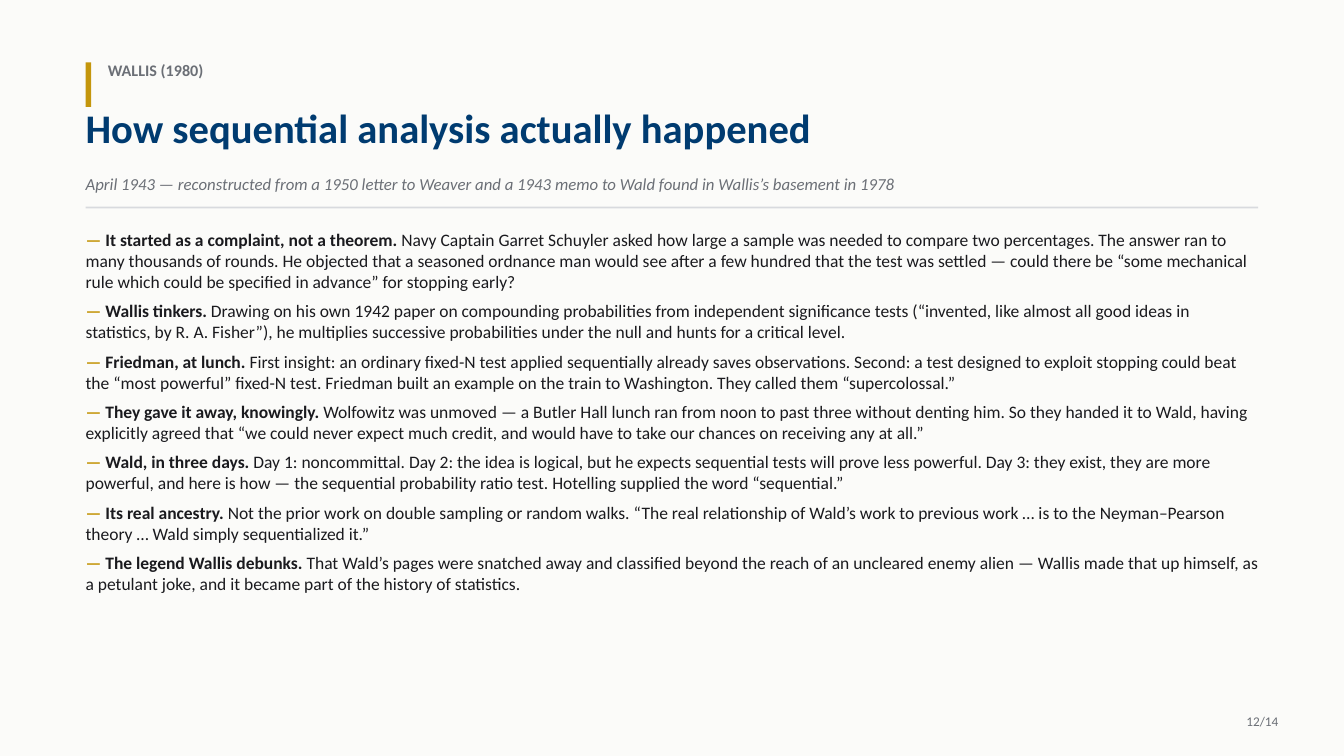
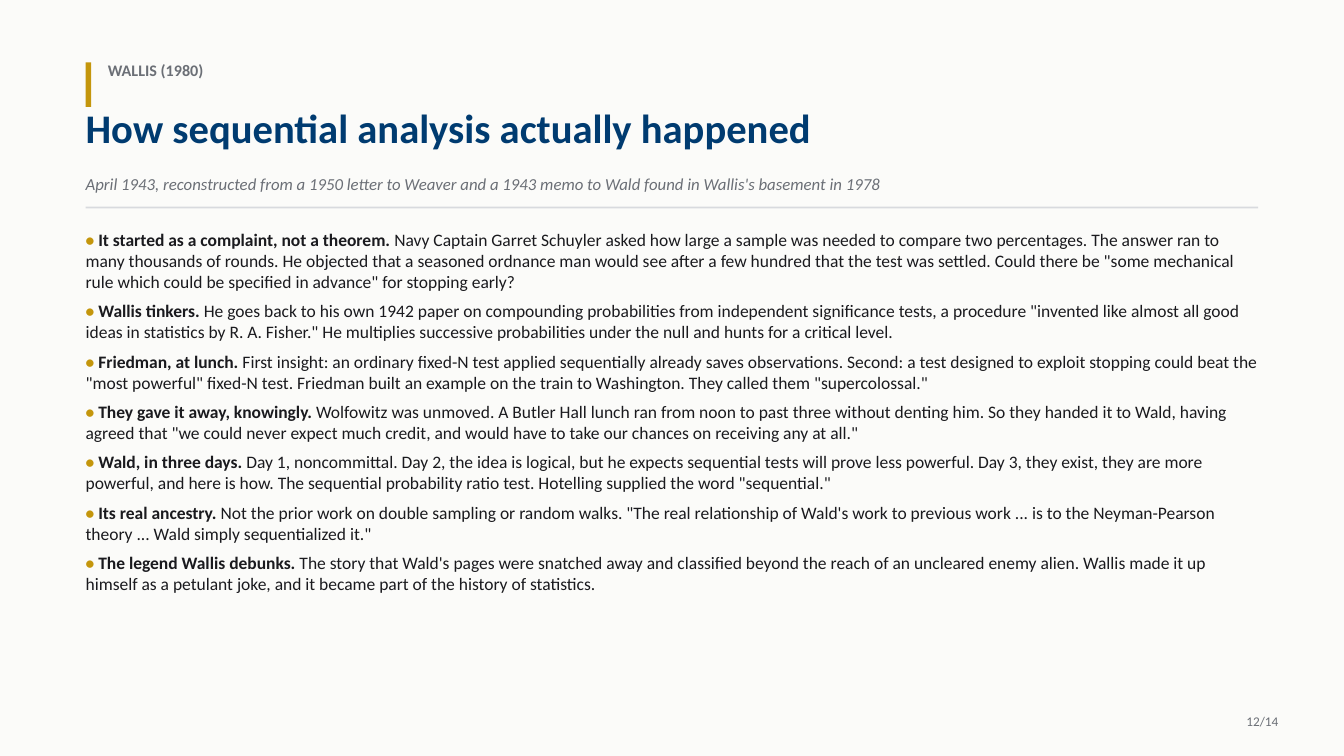
Before and after one commit to Ivar-Rydstrom/stat-215a-notes, a slide deck: slide 12 of readings/lecture1/lecture1.pptx. Drawn at 1344x756 pixels with LibreOffice and Linux fonts; fonts in the diff are those of the drawing. Boxes give left, top, right and bottom in pixels: in the first picture for what was removed or moved away, otherwise in the second. Text is boxed around its words. In the diff, an @@ line names an element or a change of style, - is before the commit and + after.

Commit message:
lecture 3

```diff
--- a/readings/lecture1/lecture1.pptx
+++ b/readings/lecture1/lecture1.pptx
@@ text at (86, 178, 880, 193): text changed @@
-April 1943 — reconstructed from a 1950 letter to Weaver and a 1943 memo to Wald found in Wallis’s basement in 1978
+April 1943, reconstructed from a 1950 letter to Weaver and a 1943 memo to Wald found in Wallis's basement in 1978
@@ text at (86, 233, 1257, 593): text changed @@
-— It started as a complaint, not a theorem. Navy Captain Garret Schuyler asked how large a sample was needed to compare two percentages. The answer ran to many thousands of rounds. He objected that a seasoned ordnance man would see after a few hundred that the test was settled — could there be “some mechanical rule which could be specified in advance” for stopping early?
-— Wallis tinkers. Drawing on his own 1942 paper on compounding probabilities from independent significance tests (“invented, like almost all good ideas in statistics, by R. A. Fisher”), he multiplies successive probabilities under the null and hunts for a critical level.
-— Friedman, at lunch. First insight: an ordinary fixed-N test applied sequentially already saves observations. Second: a test designed to exploit stopping could beat the “most powerful” fixed-N test. Friedman built an example on the train to Washington. They called them “supercolossal.”
-— They gave it away, knowingly. Wolfowitz was unmoved — a Butler Hall lunch ran from noon to past three without denting him. So they handed it to Wald, having explicitly agreed that “we could never expect much credit, and would have to take our chances on receiving any at all.”
-— Wald, in three days. Day 1: noncommittal. Day 2: the idea is logical, but he expects sequential tests will prove less powerful. Day 3: they exist, they are more powerful, and here is how — the sequential probability ratio test. Hotelling supplied the word “sequential.”
-— Its real ancestry. Not the prior work on double sampling or random walks. “The real relationship of Wald’s work to previous work … is to the Neyman–Pearson theory … Wald simply sequentialized it.”
-— The legend Wallis debunks. That Wald’s pages were snatched away and classified beyond the reach of an uncleared enemy alien — Wallis made that up himself, as a petulant joke, and it became part of the history of statistics.
+• It started as a complaint, not a theorem. Navy Captain Garret Schuyler asked how large a sample was needed to compare two percentages. The answer ran to many thousands of rounds. He objected that a seasoned ordnance man would see after a few hundred that the test was settled. Could there be "some mechanical rule which could be specified in advance" for stopping early?
+• Wallis tinkers. He goes back to his own 1942 paper on compounding probabilities from independent significance tests, a procedure "invented like almost all good ideas in statistics by R. A. Fisher." He multiplies successive probabilities under the null and hunts for a critical level.
+• Friedman, at lunch. First insight: an ordinary fixed-N test applied sequentially already saves observations. Second: a test designed to exploit stopping could beat the "most powerful" fixed-N test. Friedman built an example on the train to Washington. They called them "supercolossal."
+• They gave it away, knowingly. Wolfowitz was unmoved. A Butler Hall lunch ran from noon to past three without denting him. So they handed it to Wald, having agreed that "we could never expect much credit, and would have to take our chances on receiving any at all."
+• Wald, in three days. Day 1, noncommittal. Day 2, the idea is logical, but he expects sequential tests will prove less powerful. Day 3, they exist, they are more powerful, and here is how. The sequential probability ratio test. Hotelling supplied the word "sequential."
+• Its real ancestry. Not the prior work on double sampling or random walks. "The real relationship of Wald's work to previous work ... is to the Neyman-Pearson theory ... Wald simply sequentialized it."
+• The legend Wallis debunks. The story that Wald's pages were snatched away and classified beyond the reach of an uncleared enemy alien. Wallis made it up himself as a petulant joke, and it became part of the history of statistics.
```
Also in this commit, not shown: 13 other slides changed, 1 other file.
